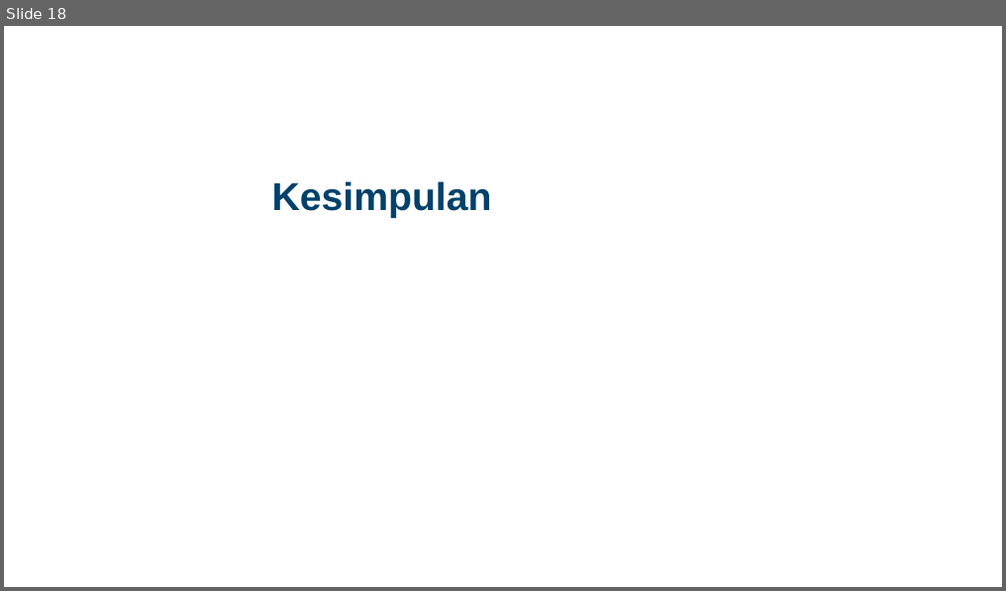
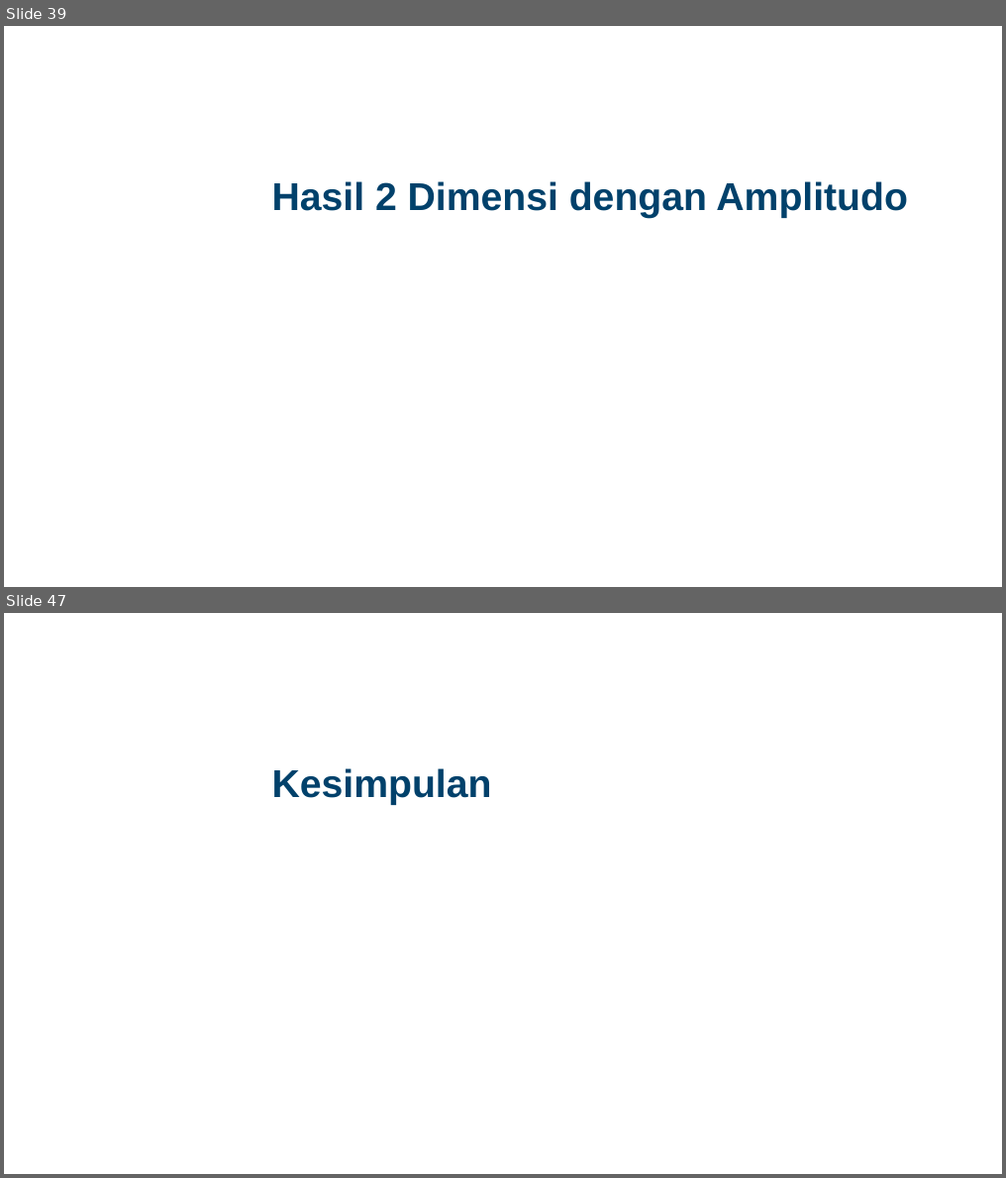
Before and after one commit to Widityas/Kelompok_3_PersamaanAdveksi, a slide deck: Final Project Numerik Kelompok 3.pptx. Shown one above the other, each under a label of ours: slide 18 before the commit, slides 39 and 47 after it; the slides between them are not shown. The pictures are 1006x591 and 1006x1178 pixels, drawn with LibreOffice and Linux fonts; fonts in the diff are those of the drawing; background and template pictures are left out. Boxes give left, top, right and bottom in pixels: in the first picture for what was removed or moved away, otherwise in the second. Text is boxed around its words. In the diff, an @@ line names an element or a change of style, - is before the commit and + after.

```diff
--- a/Final Project Numerik Kelompok 3.pptx
+++ b/Final Project Numerik Kelompok 3.pptx
@@ slide 39 added at bbox=[4, 26, 1002, 587], background picture (left out) @@
@@ title added at bbox=[272, 181, 907, 218], 28 pt, text #01416B, bold @@
+Hasil 2 Dimensi dengan Amplitudo
@@ what was slide 18 is now slide 47 @@
```
Also in this commit, not shown: 5 slides changed, 32 other slides added, 4 slides removed, 8 other files.
